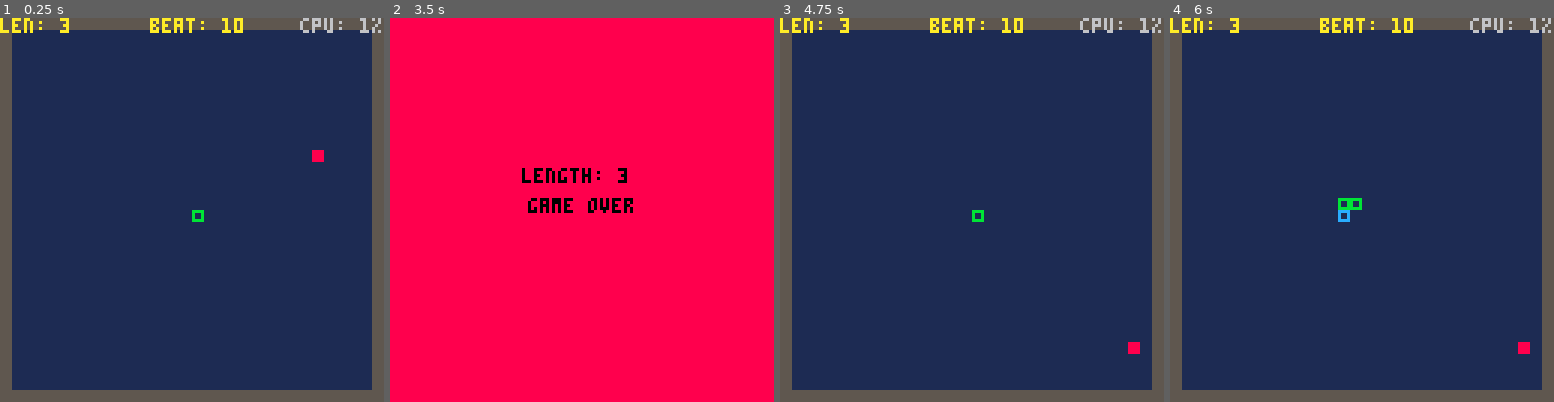
Above: before the commit, frames 1-4 (left to right).
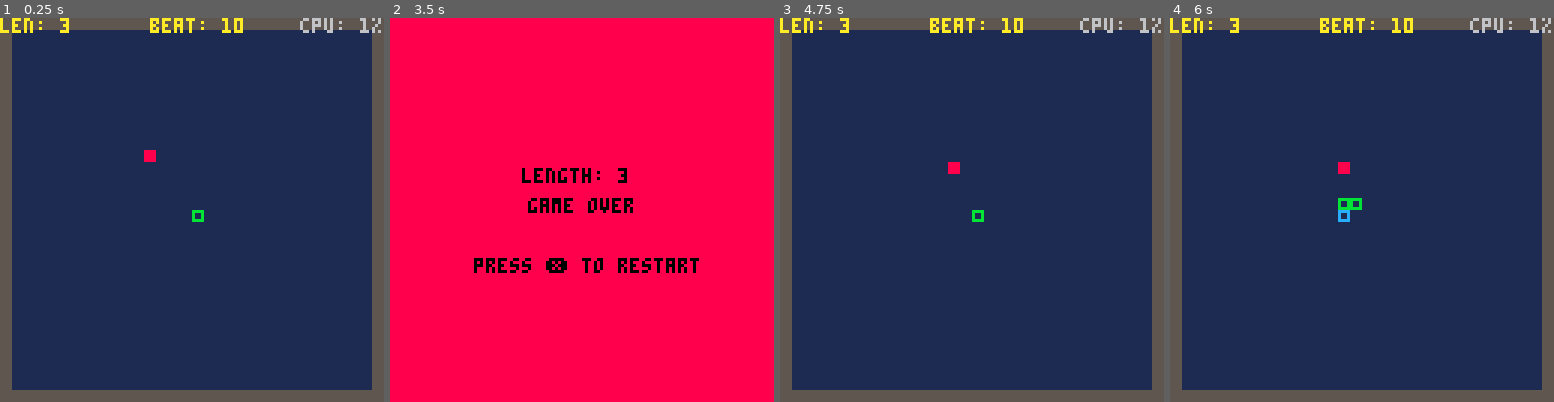
Above: after the commit, the same moments.

Repository: EngMaltez/P8Lab
Game: PICO-8 cartridge snake.p8
Two runs of this game, one before a commit and one after it. Both use one fixed random seed, a clock stepped at 60 frames per second and the inputs below.
Inputs:
- Up to frame 1 (0.25 s): no input
- Up to frame 2 (3.5 s): tap X (X key) at 0.33, 1.07, 1.85, 2.97 s; hold Right 1.6-2.1 s; hold Up 2.15-2.42 s; hold Right 2.47-3.03 s; hold Left from 3.08 s (still down)
- Up to frame 3 (4.75 s): release Left at 3.58 s; hold Down 3.63-3.97 s; hold Right 4.02-4.68 s; tap X (X key) at 4.08 s; hold Up from 4.73 s (still down)
- Up to frame 4 (6 s): release Up at 5.03 s; hold Left 5.08-5.68 s; tap X (X key) at 5.2 s; hold Down from 5.73 s (still down)

The runs differ from the first frame. In frame 1, 0.2% of the frame differs, in the area x 37-85%, y 34-38%; in frame 2, 1.0%, in the area x 21-81%, y 62-67%; in frame 3, 0.2%; in frame 4, 0.2%.

Commit message:
ENH: fruits appear more often to the center, and snake pace increases slower.

Diff:
--- a/snake.p8
+++ b/snake.p8
@@ -63,7 +63,7 @@
 					del(fruits,fruit)
 					create_fruit()
 					sfx(2)
-					if (#body%5==0) then
+					if (#body%8==0) then
 						move_beat -= 1
 					end
 				end
@@ -138,6 +138,7 @@
 	cls(8)
 	print("length: "..#body,44,50,0)
 	print("game over",46,60,0)
+	print("press ❎ to restart",28,80,0)
 end
 
 -->8
@@ -182,10 +183,11 @@
 -- fruit
 
 function create_fruit()
-	fruit = {
-		x=flr(rnd(wall_right-wall_left-1)+1),
-		y=flr(rnd(wall_bottom-wall_top-1)+1)
-	}
+--	a=flr(rnd(wall_right-wall_left-1)+1),
+--	b=flr(rnd(wall_bottom-wall_top-1)+1)
+	a=flr(rnd(10)+rnd(10)+rnd(10))+1
+	b=flr(rnd(10)+rnd(10)+rnd(10))+1
+	fruit = {x=a, y=b}
 	add(fruits, fruit)
 end
 
Not shown, changed: 130 lines of the sprite sheet (__gfx__) section of snake.p8
Not shown, changed: the thumbnail (__label__) section of snake.p8
